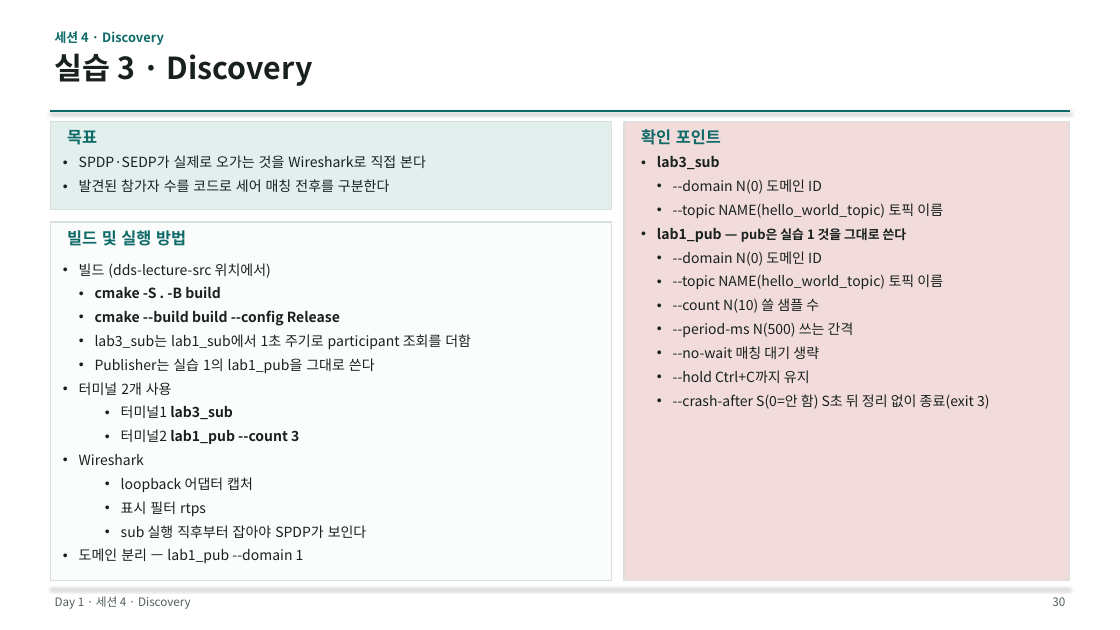
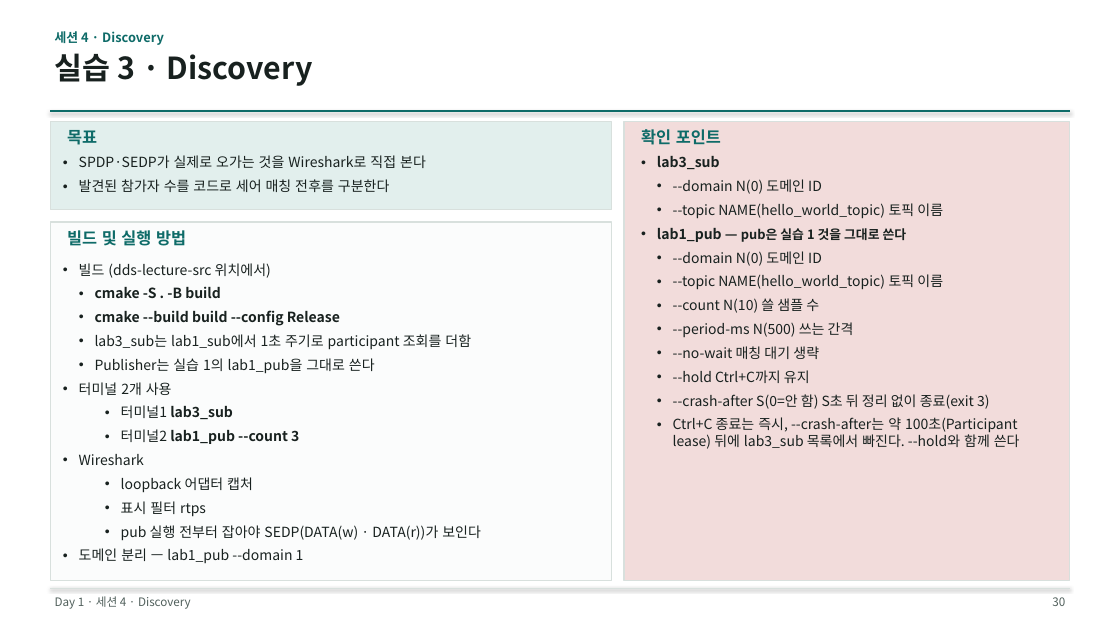
Before and after one commit to IntellectusCorp/int2DDS-lecture, a slide deck: slide 30 of int2dds-lecture.pptx. Drawn at 1120x630 pixels with LibreOffice and Linux fonts; fonts in the diff are those of the drawing. Boxes give left, top, right and bottom in pixels: in the first picture for what was removed or moved away, otherwise in the second. Text is boxed around its words. In the diff, an @@ line names an element or a change of style, - is before the commit and + after.

```diff
--- a/int2dds-lecture.pptx
+++ b/int2dds-lecture.pptx
@@ text at (673,417,1020,449): paragraph added @@
+• Ctrl+C 종료는 즉시, --crash-after는 약 100초(Participant lease) 뒤에 lab3_sub 목록에서 빠진다. --hold와 함께 쓴다
@@ text at (121,525,481,541): text changed @@
-  • sub 실행 직후부터 잡아야 SPDP가 보인다
+  • pub 실행 전부터 잡아야 SEDP(DATA(w) · DATA(r))가 보인다
```
Also in this commit, not shown: 52 other slides changed.
